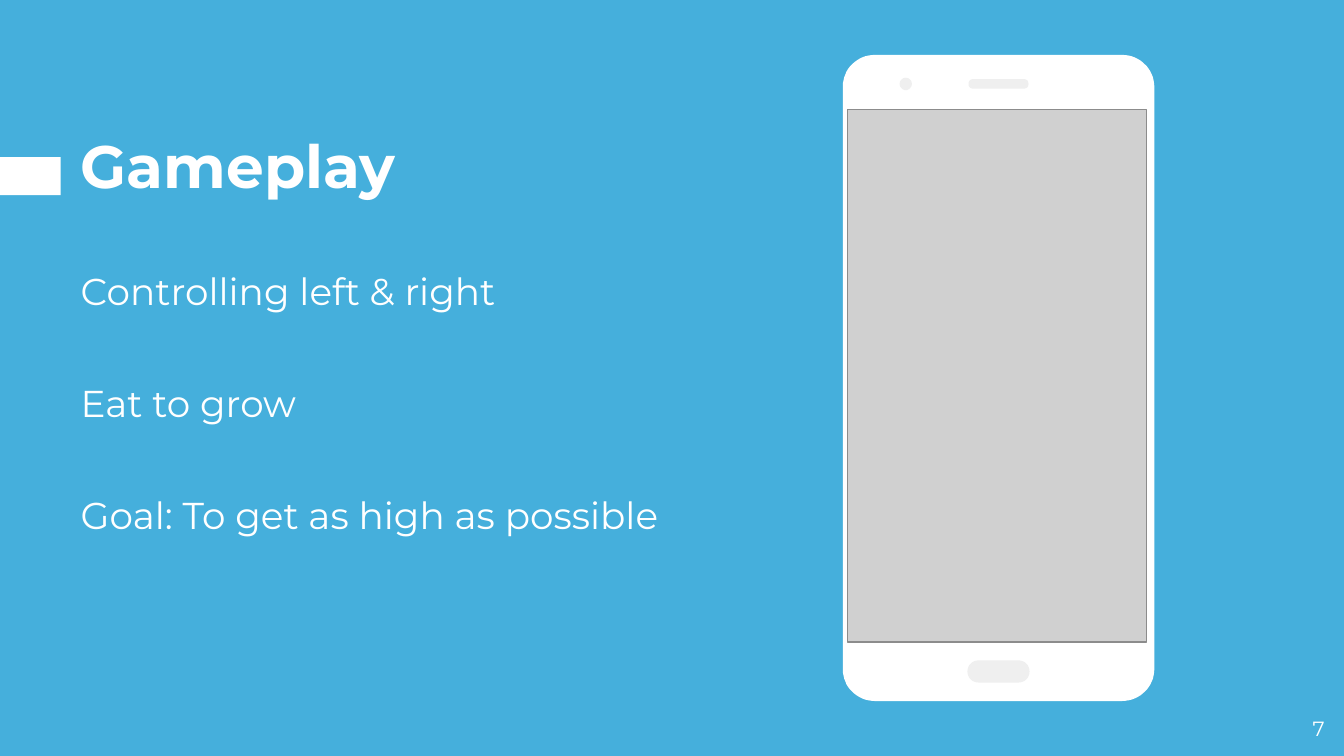
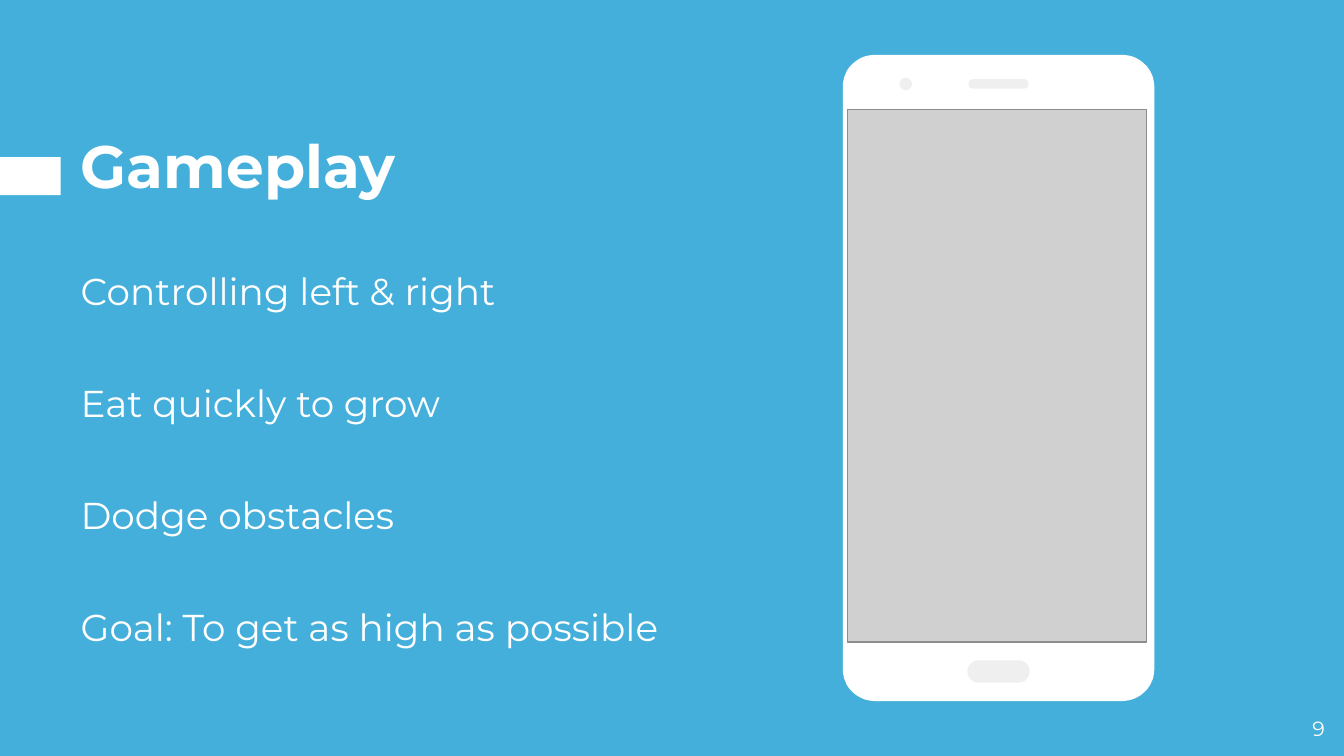
Before and after one commit to hakrrr/Giranimo, a slide deck: slide 9 of Presentation/Pitch.pptx (slide 7 before the commit). Drawn at 1344x756 pixels with LibreOffice and Linux fonts; fonts in the diff are those of the drawing; grey boxes stand for pictures. Boxes give left, top, right and bottom in pixels: in the first picture for what was removed or moved away, otherwise in the second. Text is boxed around its words. In the diff, an @@ line names an element or a change of style, - is before the commit and + after.

```diff
--- a/Presentation/Pitch.pptx
+++ b/Presentation/Pitch.pptx
@@ text at box(81, 389, 440, 537): text changed @@
-Eat to grow
+Eat quickly to grow
+Dodge obstacles
@@ page number at box(1312, 721, 1325, 736): text changed @@
-7
+9
```
Also in this commit, not shown: 3 other slides changed, 2 slides added, 6 other files.
